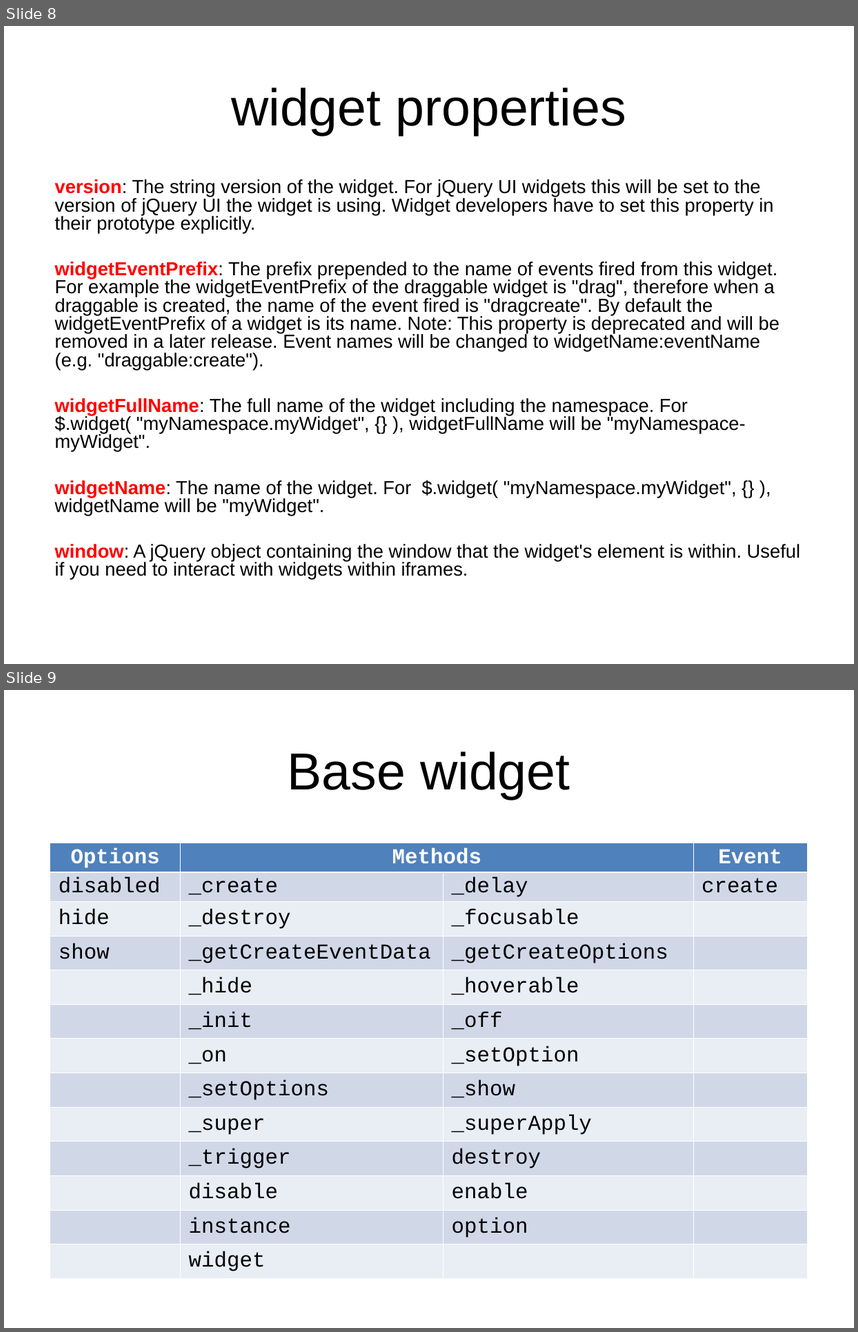
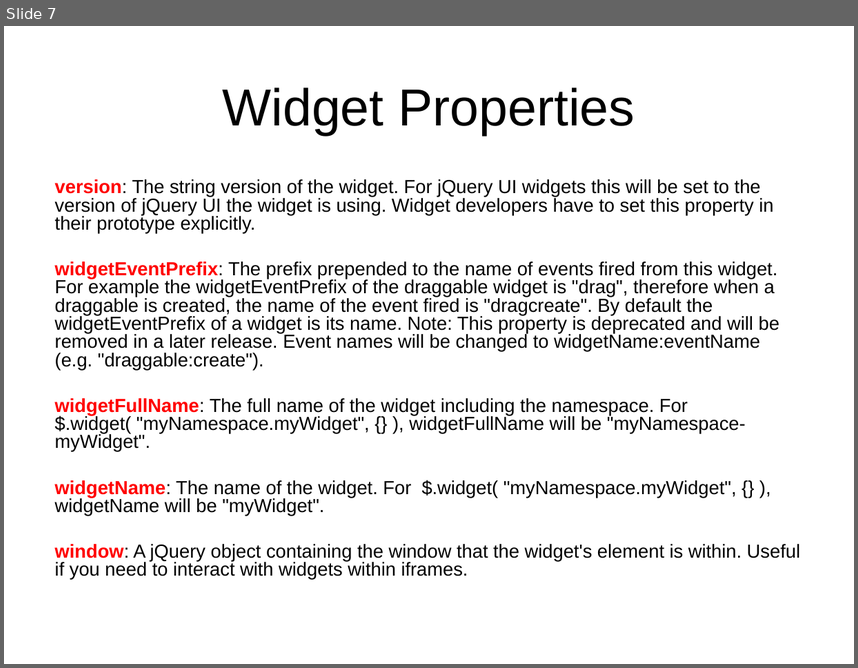
Before and after one commit to zjdgx/Study, a slide deck: jQueryPlugin/jQuery plugin.ppt. Shown one above the other, each under a label of ours: slides 8 and 9 before the commit, slide 7 after it. The pictures are 858x1332 and 858x668 pixels, drawn with LibreOffice and Linux fonts; fonts in the diff are those of the drawing. Boxes give left, top, right and bottom in pixels: in the first picture for what was removed or moved away, otherwise in the second. Text is boxed around its words. In the diff, an @@ line names an element or a change of style, - is before the commit and + after.

```diff
--- a/jQueryPlugin/jQuery plugin.ppt
+++ b/jQueryPlugin/jQuery plugin.ppt
@@ slide 9 removed at (4, 690, 854, 1328), background #FFFFFF @@
@@ title removed at (288, 751, 570, 799) @@
-Base widget
@@ table removed at (50, 843, 806, 1274), 13 rows, 4 columns @@
-Options | Methods |  | Event
-disabled | _create | _delay | create
-hide | _destroy | _focusable | 
-show | _getCreateEventData | _getCreateOptions | 
- | _hide | _hoverable | 
- | _init | _off | 
- | _on | _setOption | 
- | _setOptions | _show | 
- | _super | _superApply | 
- | _trigger | destroy | 
- | disable | enable | 
- | instance | option | 
- | widget |  | 
@@ what was slide 8 is now slide 7 @@
@@ slide 7 changed as well @@
@@ title at (223, 87, 635, 135): text changed @@
-widget properties
+Widget Properties
```
Also in this commit, not shown: 3 other slides changed, 4 slides added, 4 other slides removed, 5 other files.
